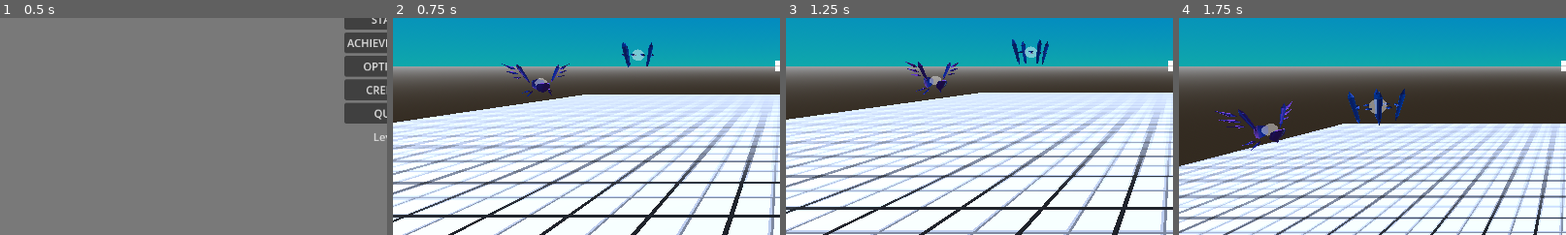
Above: before the commit, frames 1-4 (left to right).
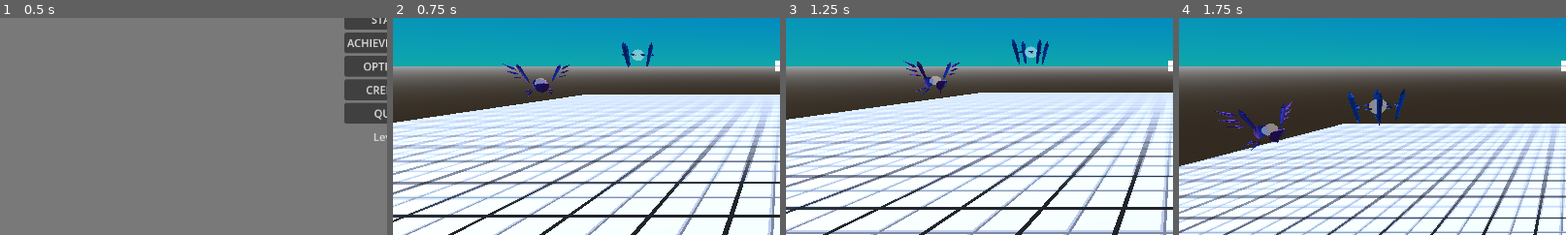
Above: after the commit, the same moments.

Repository: lucasrumney94/GodotGoneWild
Game: Godot game, scene res://Main/main_menu.tscn
The game is run twice, just before and just after one commit, with the same random seed, the same clock (stepped at 60 frames per second) and the same inputs. The engine's default icon, where the game draws it, is replaced by a stand-in: a white triangle on a blue panel in a dark square.
Inputs (mouse positions are % of the whole screen's width and height, from its top left):
- Up to frame 1 (0.5 s): no input
- Up to frame 2 (0.75 s): click "START" at 0.5 s
- Up to frame 3 (1.25 s): no input
- Up to frame 4 (1.75 s): move the mouse to (55, 50) at 1.27 s; hold W (move_forward) from 1.28 s (still down); click (55, 50) at 1.35 s; tap Space (jump) at 1.52 s; right-click (55, 50) at 1.55 s
The pictures show only the part of the screen within x 0-50%, y 39-89%; the shares and areas given below are measured in that part.

Frame 1 is identical in both runs. In frame 2, 0.2% of the frame differs, in the area x 28-46%, y 20-37%; in frame 3, 0.1%; in frame 4, less than 0.1%.

Commit message:
added player death

Diff:
--- a/godot-wild-tower/Autoload/game_events.gd
+++ b/godot-wild-tower/Autoload/game_events.gd
@@ -11,6 +11,8 @@
 signal player_jump(global_pos: Vector3)
 signal player_dash
 signal player_enemy_dash
+signal long_fall_started
+signal player_death
 
 #TODO this might not be the best place for this
 #update when we have some way of changing levels
@@ -61,3 +63,12 @@
 
 func emit_player_enemy_dash():
 	player_enemy_dash.emit()
+
+
+func emit_long_fall_started():
+	long_fall_started.emit()
+
+
+func emit_player_death():
+	player_death.emit()
+	SaveControl.add_stat(MissionControl.current_level, "death", 1)
--- a/godot-wild-tower/Objects/Enemies/BasicEnemy.tscn
+++ b/godot-wild-tower/Objects/Enemies/BasicEnemy.tscn
@@ -488,6 +488,9 @@
 blend_shape_mode = 0
 shadow_mesh = SubResource("ArrayMesh_u4vol")
 
+[sub_resource type="CylinderShape3D" id="CylinderShape3D_un8ii"]
+height = 0.8
+
 [node name="BasicEnemy" type="CharacterBody3D"]
 collision_layer = 2
 script = ExtResource("1_fl0t5")
@@ -578,3 +581,11 @@
 transform = Transform3D(0.173648, 0.925417, 0.336824, -0.969846, 0.101306, 0.221665, 0.17101, -0.365159, 0.915103, -0.196962, -0.0168372, 0.104511)
 mesh = SubResource("ArrayMesh_8ff2i")
 skeleton = NodePath("")
+
+[node name="Hitbox" type="Area3D" parent="."]
+collision_layer = 16
+collision_mask = 0
+
+[node name="CollisionShape3D" type="CollisionShape3D" parent="Hitbox"]
+transform = Transform3D(1, 0, 0, 0, 1, 0, 0, 0, 1, 0, 1.5, 0)
+shape = SubResource("CylinderShape3D_un8ii")
--- a/godot-wild-tower/Objects/Enemies/MobileEnemy.tscn
+++ b/godot-wild-tower/Objects/Enemies/MobileEnemy.tscn
@@ -582,6 +582,8 @@
 blend_shape_mode = 0
 shadow_mesh = SubResource("ArrayMesh_2fep8")
 
+[sub_resource type="SphereShape3D" id="SphereShape3D_pfqvo"]
+
 [node name="MobileEnemy" type="CharacterBody3D"]
 collision_layer = 2
 script = ExtResource("1_mogi5")
@@ -688,3 +690,11 @@
 transform = Transform3D(0.786141, 0.616308, 0.046329, -0.576947, 0.704919, 0.412579, 0.221617, -0.351074, 0.909743, 0.264807, 0.217524, -0.160268)
 mesh = SubResource("ArrayMesh_qinq4")
 skeleton = NodePath("")
+
+[node name="Hitbox" type="Area3D" parent="."]
+collision_layer = 16
+collision_mask = 0
+
+[node name="CollisionShape3D" type="CollisionShape3D" parent="Hitbox"]
+transform = Transform3D(1, 0, 0, 0, 1, 0, 0, 0, 1, 0, 1.5, 0)
+shape = SubResource("SphereShape3D_pfqvo")
--- a/godot-wild-tower/Objects/Enemies/mobileenemy.gd
+++ b/godot-wild-tower/Objects/Enemies/mobileenemy.gd
@@ -62,6 +62,6 @@
 
 	if velocity != Vector3.ZERO:
 		var lookdir = atan2(velocity.x, velocity.z)
-		rotation.y = lerp(rotation.y, lookdir, turnSpeed)
+		rotation.y = lerp(rotation.y, lookdir, turnSpeed * 50 * delta)
 
 	move_and_slide()
--- a/godot-wild-tower/Objects/Environment/finish_area.gd
+++ b/godot-wild-tower/Objects/Environment/finish_area.gd
@@ -5,5 +5,5 @@
 	body_entered.connect(on_body_entered)
 
 
-func on_body_entered(body: Node3D):
+func on_body_entered(_body: Node3D):
 	GameEvents.emit_level_finished()
--- a/godot-wild-tower/Objects/Player/player.gd
+++ b/godot-wild-tower/Objects/Player/player.gd
@@ -1,4 +1,7 @@
 extends CharacterBody3D
+
+#THIS MAYBE NOT BEST PLACE, JUST GETTING IT IN THERE
+@export var death_screen: PackedScene
 
 @export var mouse_sensitivity: float = 0.5
 @export var tilt_lower_limit: float = deg_to_rad((-89))
@@ -21,6 +24,7 @@
 
 @export var slow_time_duration: float = 1.0
 @export var slow_time_delay: float = 0.5
+@export var death_look_mult: float = 0.2
 
 var short_dash_count: int = 1
 var jump_count: int = 0
@@ -50,11 +54,18 @@
 
 var was_on_floor: bool = false
 
+var fall_time: float = 0
+var long_fall: bool = false
+
+var alive: bool = true
+
 
 func _ready():
 	Input.mouse_mode = Input.MOUSE_MODE_CAPTURED
 
 	%RayCastEyes.target_position.z = -1 * enemy_dash_distance
+
+	$Hitbox.area_entered.connect(on_hitbox_area_entered)
 
 
 #func _input(event):
@@ -74,6 +85,8 @@
 		var tilt_input: float = -event.relative.y * mouse_sensitivity
 		update_camera(get_process_delta_time(), rotation_input, tilt_input)
 
+	if !alive: return
+
 	if event.is_action("dash") && !is_dashing:
 		if event.is_pressed():
 			if !started: start()
@@ -85,7 +98,9 @@
 			dash_forward()
 
 
-func _process(delta):
+func _process(_delta):
+	if !alive: return
+
 	check_eye_ray()
 
 	%DebugJumpsLabel.text = "Jumps: " + str(jump_count)
@@ -93,6 +108,8 @@
 
 
 func _physics_process(delta):
+	if !alive: return
+
 	var on_floor: bool = is_on_floor()
 	if !was_on_floor:
 		GameEvents.emit_player_hit_floor(global_position)
@@ -123,10 +140,16 @@
 		last_velocity = velocity
 		if is_jumping && velocity.y < 0:
 			is_jumping = false
+			fall_time += delta
+			if fall_time > 3.0 && !long_fall:
+				long_fall = true
+				GameEvents.emit_long_fall_started()
 		#if on_steps && velocity.y < -5:
 			#on_steps = false
 		%DebugOnFloorLabel.text = "Not on Floor"
 	else:
+		fall_time = 0
+		long_fall = false
 		speed_mult = 1.0
 		short_dash_count = 1
 		jump_count = 0
@@ -203,7 +226,7 @@
 		#if ladder != null:
 			#move_on_ladder(input_dir, direction, delta)
 		#else: move(direction, delta, on_floor)
-		move(direction, delta, on_floor)
+		move(direction, delta)#, on_floor)
 
 	else:
 		if on_floor:
@@ -234,6 +257,9 @@
 
 
 func update_camera(delta: float, rotation_input: float, tilt_input: float):
+	if !alive:
+		#print("ATTEMPTING TO MOVE HEAD AFTER DEATH")
+		delta *= death_look_mult
 
 	delta = delta / Engine.time_scale
 	mouse_rotation.x += tilt_input * delta
@@ -249,7 +275,7 @@
 	#tilt_input = 0.0
 
 
-func move(direction: Vector3, delta, on_floor: bool):
+func move(direction: Vector3, delta): #, on_floor: bool):
 	#rotate shapecast_move_root in direction of movement
 	#shapecast_move_root.look_at(shapecast_move_root.global_position + Vector3(direction.x, 0, direction.z))
 	#
@@ -314,6 +340,7 @@
 		return
 
 	is_dashing = true
+	$Hitbox.monitoring = false
 	GameEvents.emit_player_enemy_dash()
 	if dash_tween != null:
 		dash_tween.kill()
@@ -336,6 +363,7 @@
 	jump_count = 0
 
 	is_dashing = true
+	#$Hitbox.monitoring = false
 	GameEvents.emit_player_dash()
 	var move_vec: Vector3 = move_direction
 	if move_vec == Vector3.ZERO:
@@ -362,9 +390,8 @@
 
 func dash_end(final_velocity: Vector3, do_temporal_shift: bool = false, enemy: Object = null):
 	is_dashing = false
+	$Hitbox.monitoring = true
 	%BodyShapeCast.target_position = Vector3.ZERO
-
-
 
 	if do_temporal_shift:
 		temporal_shift()
@@ -465,3 +492,20 @@
 	if !setting:
 		enemy_outliner = null
 		current_enemy = null
+
+
+func take_damage():
+	#if is_dashing: return
+	if !alive: return
+
+	#slow time, show death screen
+	is_dashing = false
+	alive = false
+	Engine.time_scale = 0.1
+	GameEvents.emit_player_death()
+	var ds = death_screen.instantiate()
+	get_parent().add_child(ds)
+
+
+func on_hitbox_area_entered(_area: Area3D):
+	take_damage()
--- a/godot-wild-tower/Objects/Player/player.tscn
+++ b/godot-wild-tower/Objects/Player/player.tscn
@@ -1,7 +1,8 @@
-[gd_scene load_steps=13 format=3 uid="uid://vssvdtmx3jx7"]
+[gd_scene load_steps=15 format=3 uid="uid://vssvdtmx3jx7"]
 
 [ext_resource type="Script" path="res://Objects/Player/player.gd" id="1_l1h35"]
 [ext_resource type="Texture2D" uid="uid://dt1l7laaw1wqw" path="res://Materials/Textures/TestingGrid.png" id="2_0lo3m"]
+[ext_resource type="PackedScene" uid="uid://bueww8nstwpfl" path="res://UI/death_screen.tscn" id="2_l6nbw"]
 [ext_resource type="Script" path="res://Objects/Player/timer_hud.gd" id="3_n01tu"]
 
 [sub_resource type="CapsuleShape3D" id="CapsuleShape3D_574yh"]
@@ -34,11 +35,14 @@
 offsets = PackedFloat32Array(0, 0.361233, 1)
 colors = PackedColorArray(0, 0, 0, 0, 1, 1, 1, 1, 1, 1, 1, 1)
 
+[sub_resource type="CapsuleShape3D" id="CapsuleShape3D_dxmwe"]
+
 [node name="Player" type="CharacterBody3D"]
 collision_layer = 4
 floor_max_angle = 0.523599
 platform_floor_layers = 4294967289
 script = ExtResource("1_l1h35")
+death_screen = ExtResource("2_l6nbw")
 SPEED = 10.0
 JUMP_VELOCITY = 8.0
 dash_pop = 2.0
@@ -158,3 +162,11 @@
 gravity = Vector3(0, 0, 0)
 scale_amount_curve = SubResource("Curve_f2jtv")
 color_ramp = SubResource("Gradient_g5dtd")
+
+[node name="Hitbox" type="Area3D" parent="."]
+collision_layer = 0
+collision_mask = 16
+
+[node name="CollisionShape3D" type="CollisionShape3D" parent="Hitbox"]
+transform = Transform3D(1, 0, 0, 0, 1, 0, 0, 0, 1, 0, 1, 0)
+shape = SubResource("CapsuleShape3D_dxmwe")
--- a/godot-wild-tower/Objects/Player/timer_hud.gd
+++ b/godot-wild-tower/Objects/Player/timer_hud.gd
@@ -12,6 +12,7 @@
 func init():
 	GameEvents.level_started.connect(on_level_started)
 	GameEvents.level_finished.connect(on_level_finished)
+	GameEvents.player_death.connect(on_player_death)
 	GameEvents.restarting.connect(on_restarting)
 
 
@@ -42,3 +43,8 @@
 func on_restarting():
 	if accrue_time:
 		GameEvents.emit_partial_time(elapsed_time)
+
+
+func on_player_death():
+	accrue_time = false
+	GameEvents.emit_partial_time(elapsed_time)
--- /dev/null
+++ b/godot-wild-tower/UI/death_screen.tscn
@@ -0,0 +1,43 @@
+[gd_scene format=3 uid="uid://bueww8nstwpfl"]
+
+[node name="DeathScreen" type="CanvasLayer"]
+
+[node name="ColorRect" type="ColorRect" parent="."]
+anchors_preset = 15
+anchor_right = 1.0
+anchor_bottom = 1.0
+grow_horizontal = 2
+grow_vertical = 2
+mouse_filter = 2
+color = Color(1, 0, 0, 0.254902)
+
+[node name="Label" type="Label" parent="."]
+anchors_preset = 8
+anchor_left = 0.5
+anchor_top = 0.5
+anchor_right = 0.5
+anchor_bottom = 0.5
+offset_left = -408.0
+offset_top = -94.0
+offset_right = 408.0
+offset_bottom = -6.0
+grow_horizontal = 2
+grow_vertical = 2
+theme_override_font_sizes/font_size = 64
+text = "You have been made dead"
+
+[node name="Label2" type="Label" parent="."]
+anchors_preset = 8
+anchor_left = 0.5
+anchor_top = 0.5
+anchor_right = 0.5
+anchor_bottom = 0.5
+offset_left = -272.5
+offset_top = 6.0
+offset_right = 272.5
+offset_bottom = 94.0
+grow_horizontal = 2
+grow_vertical = 2
+theme_override_font_sizes/font_size = 32
+text = "Press R to Restart"
+horizontal_alignment = 1
--- a/godot-wild-tower/project.godot
+++ b/godot-wild-tower/project.godot
@@ -111,6 +111,7 @@
 3d_physics/layer_2="Enemy"
 3d_physics/layer_3="Player"
 3d_physics/layer_4="Debris"
+3d_physics/layer_5="EnemyHitbox"
 
 [rendering]
 
Not shown: 1 places in godot-wild-tower/Objects/Enemies/BasicEnemy.tscn that only renumber resources
Not shown: 1 places in godot-wild-tower/Objects/Enemies/MobileEnemy.tscn that only renumber resources
